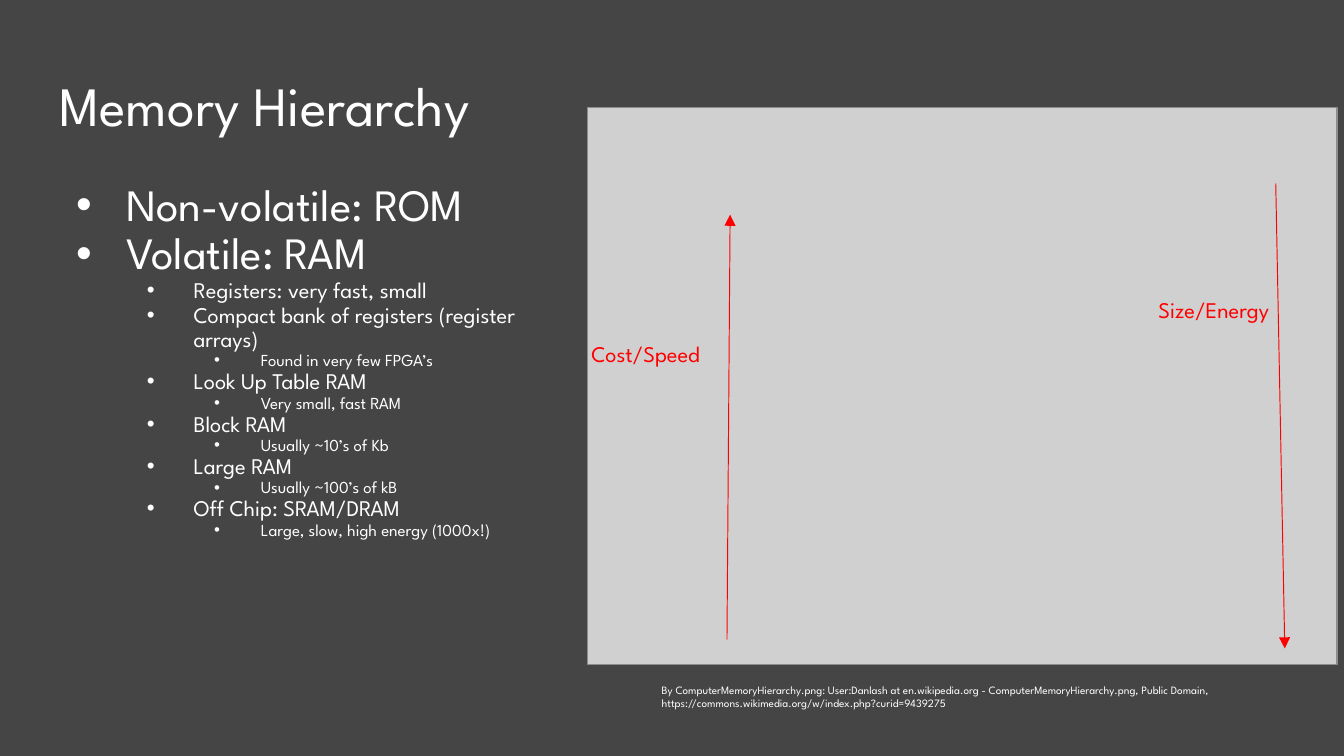
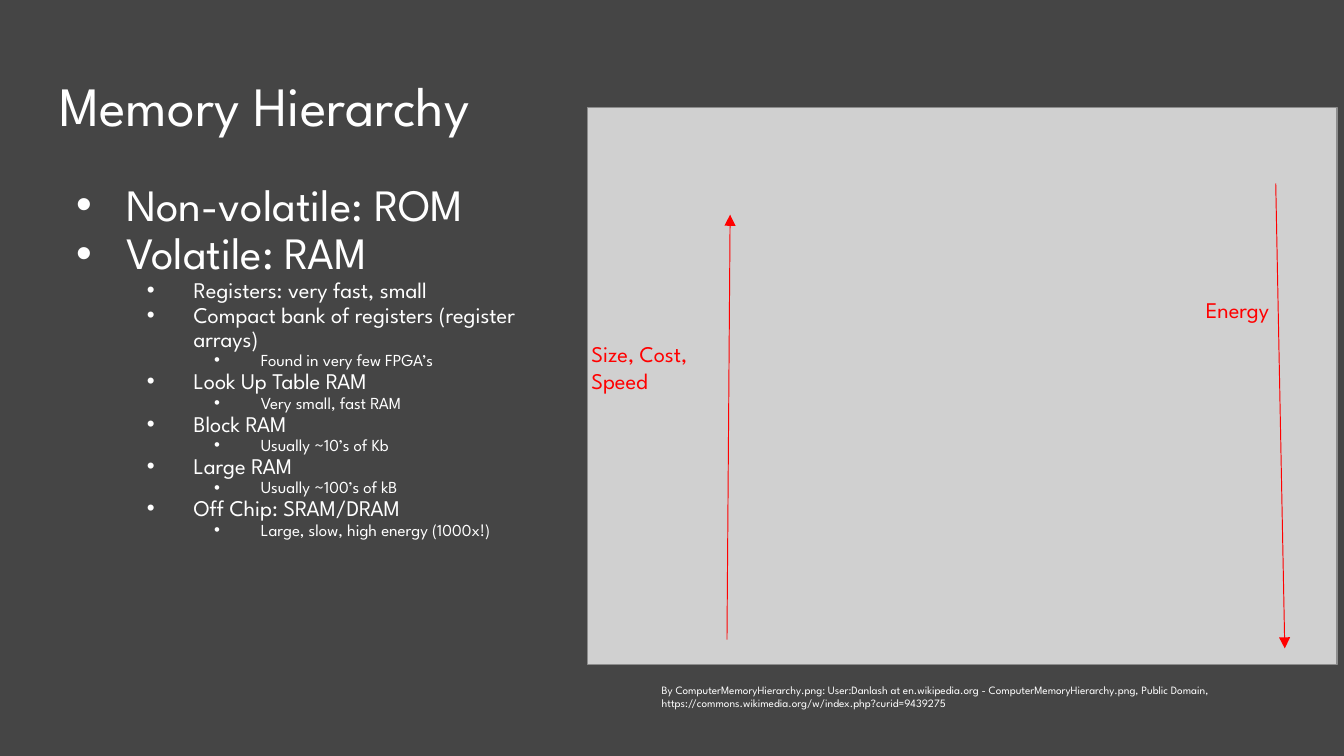
Before and after one commit to tinyvision-ai-inc/Hands-on-FPGA-class, a slide deck: slide 4 of Slides/Hands_on_with_FPGA's_Module_5.pptx. Drawn at 1344x756 pixels with LibreOffice and Linux fonts; fonts in the diff are those of the drawing; grey boxes stand for pictures. Boxes give left, top, right and bottom in pixels: in the first picture for what was removed or moved away, otherwise in the second. Text is boxed around its words. In the diff, an @@ line names an element or a change of style, - is before the commit and + after.

```diff
--- a/Slides/Hands_on_with_FPGA's_Module_5.pptx
+++ b/Slides/Hands_on_with_FPGA's_Module_5.pptx
@@ text at <box>1206,303,1269,323</box>: text changed @@
-Size/Energy
+Energy
@@ text at <box>591,347,687,394</box>: text changed @@
-Cost/Speed
+Size, Cost, Speed
```
Also in this commit, not shown: 3 other files.
